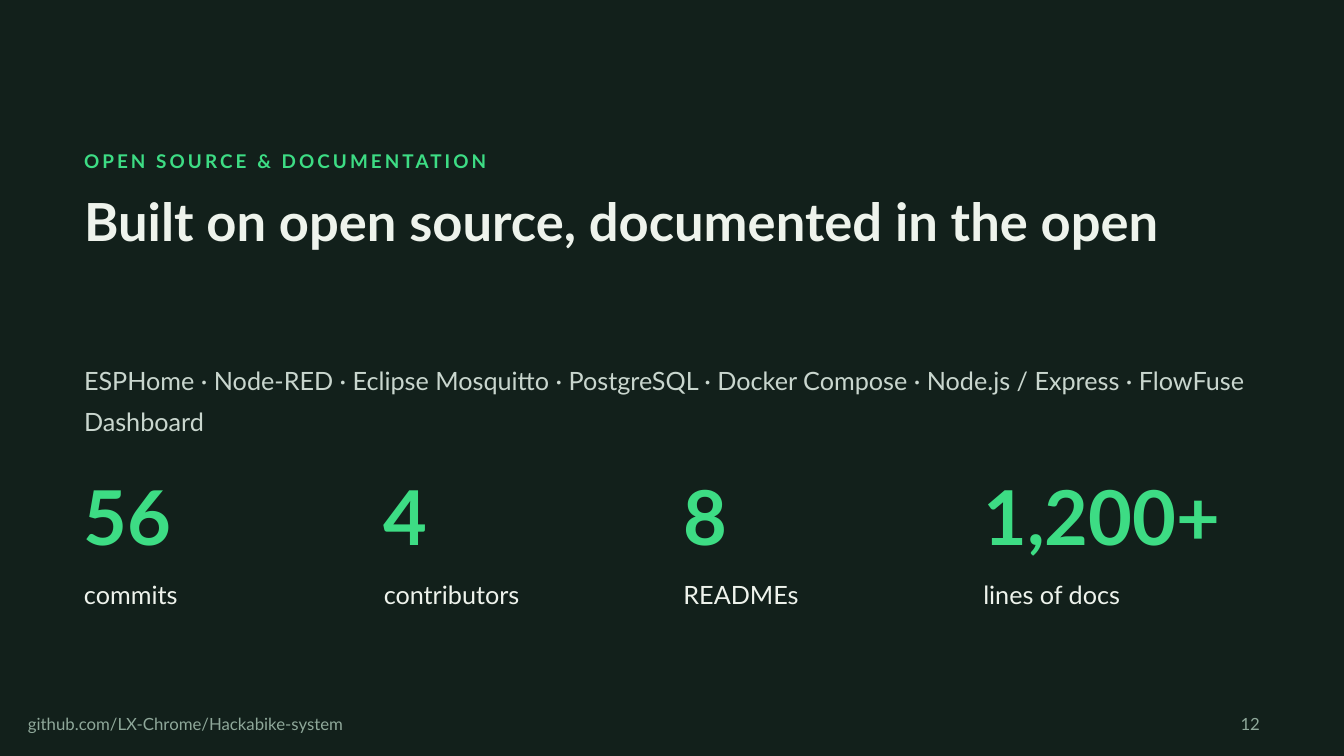
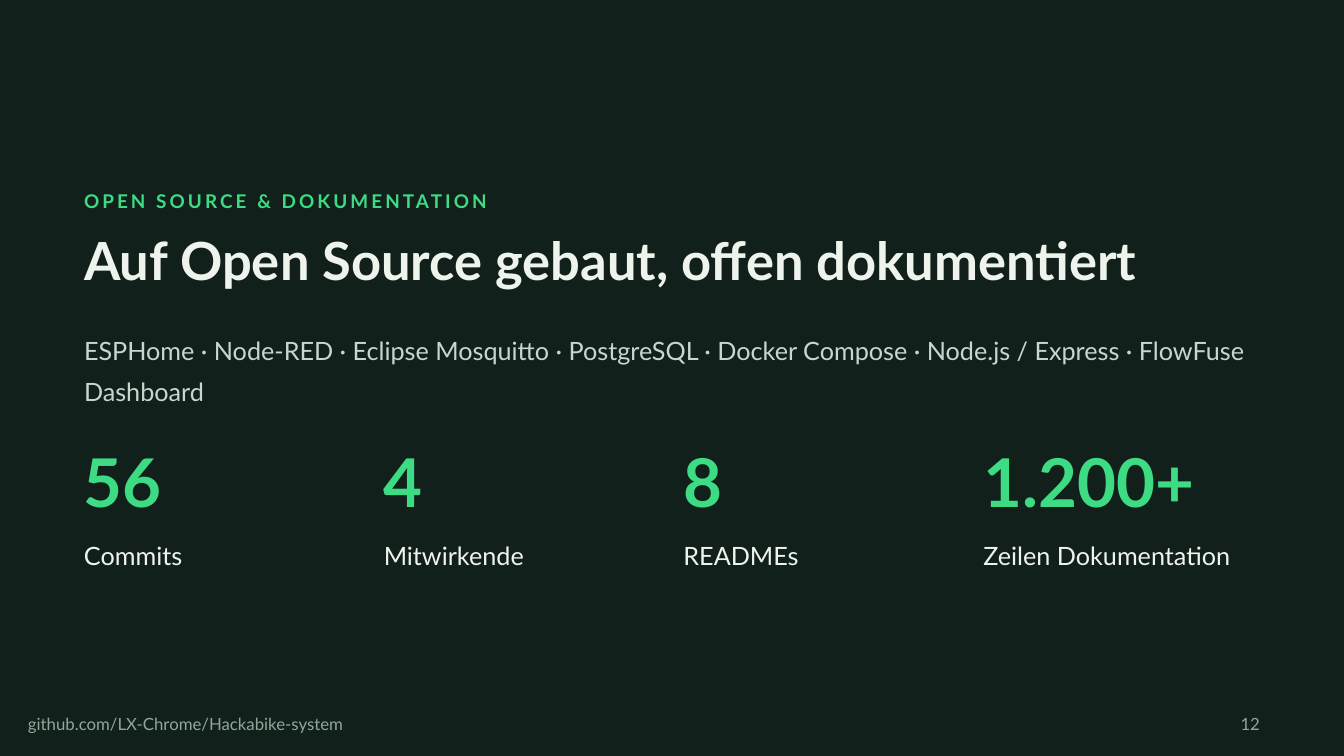
Before and after one commit to Lulo464/Hackabike-system, a slide deck: slide 12 of docs/pitch/slides.pptx. Drawn at 1344x756 pixels with LibreOffice and Linux fonts; fonts in the diff are those of the drawing. Boxes give left, top, right and bottom in pixels: in the first picture for what was removed or moved away, otherwise in the second. Text is boxed around its words. In the diff, an @@ line names an element or a change of style, - is before the commit and + after.

```diff
--- a/docs/pitch/slides.pptx
+++ b/docs/pitch/slides.pptx
@@ text at [84,190,1260,214]: text changed @@
-OPEN SOURCE & DOCUMENTATION
+OPEN SOURCE & DOKUMENTATION
@@ text at [84,241,1137,290]: text changed @@
-Built on open source, documented in the open
+Auf Open Source gebaut, offen dokumentiert
@@ text "ESPHome · Node-RED · Eclipse ...": place and size @@
-text "ESPHome · Node-RED · Eclipse ..." at [84,371,1244,431]
+text "ESPHome · Node-RED · Eclipse ..." at [84,341,1244,401]
@@ text "56": place and size @@
-text "56" at [84,490,177,604]
+text "56" at [84,458,182,565]
@@ text "4": place and size @@
-text "4" at [384,490,520,604]
+text "4" at [384,458,524,565]
@@ text "8": place and size @@
-text "8" at [683,489,798,604]
+text "8" at [683,458,798,565]
@@ text at [84,458,162,508]: size 54 to 48 pt in "56" @@
@@ text at [384,458,423,507]: size 54 to 48 pt in "4" @@
@@ text at [683,458,722,508]: size 54 to 48 pt in "8" @@
@@ text at [983,458,1230,565]: text changed @@
-1,200+
-lines of docs
+1.200+
+Zeilen Dokumentation
@@ text at [84,546,182,565]: text changed @@
-commits
+Commits
@@ text at [384,546,524,565]: text changed @@
-contributors
+Mitwirkende
```
Also in this commit, not shown: 3 other slides changed, 11 slides added, 11 slides removed, 1 other file.
